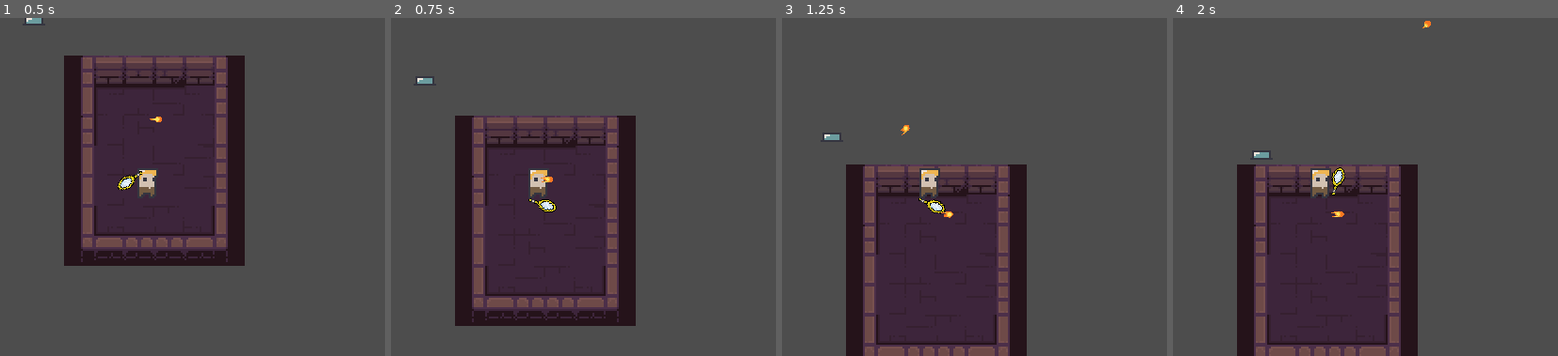
Above: before the commit, frames 1-4 (left to right).
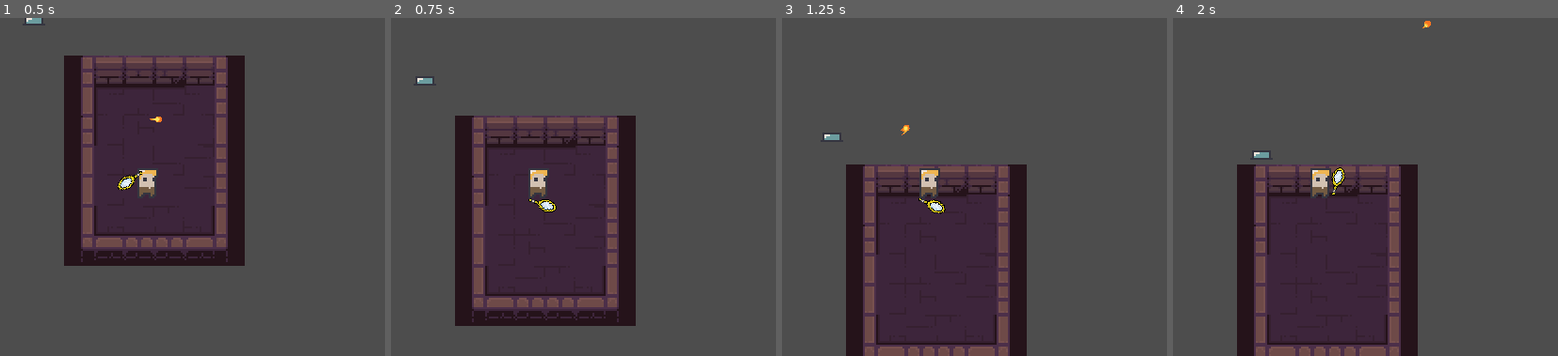
Above: after the commit, the same moments.

Repository: Z3BINI/mirror-attack
Game: Godot game, scene res://scenes/levels/test_level.tscn
Same seed, same stepped clock (60 frames per second), same inputs: the game is played once before the commit and once after it. The project has no main scene, so this scene is started directly.
Inputs (mouse positions are in pixels of both pictures, inside the frame that each line leads up to):
- Up to frame 1 (0.5 s): no input
- Up to frame 2 (0.75 s): tap Enter at 0.5 s; move the mouse to (506, 254) at 0.52 s; hold W (move_up) from 0.53 s (still down); tap F (dash) at 0.6 s
- Up to frame 3 (1.25 s): keep holding W (move_up)
- Up to frame 4 (2 s): keep holding W (move_up); move the mouse to (1500, 237) at 1.27 s; tap Shift (sprint) at 1.35 s

Frame 1 is identical in both runs. In frame 2, less than 0.1% of the frame differs, in the area x 38-43%, y 46-49%; in frame 3, less than 0.1%; in frame 4, less than 0.1%.

Commit message:
Different kind of delete when hit
Will be tweaked in the future, for now is fine.

Diff:
--- a/scripts/projectiles/fire_ball.gd
+++ b/scripts/projectiles/fire_ball.gd
@@ -19,6 +19,9 @@
 func _on_body_entered(body):
 	bounce_counter += 1
 
-func destroy():
+func destroy():  # supposed to be destroy aesthetic when bounced too much, fade away?
 	await get_tree().create_timer(0.5).timeout
 	queue_free()
+
+func _on_damage_box_area_entered(area):
+	queue_free() # needs a destroy immediate when hit player
